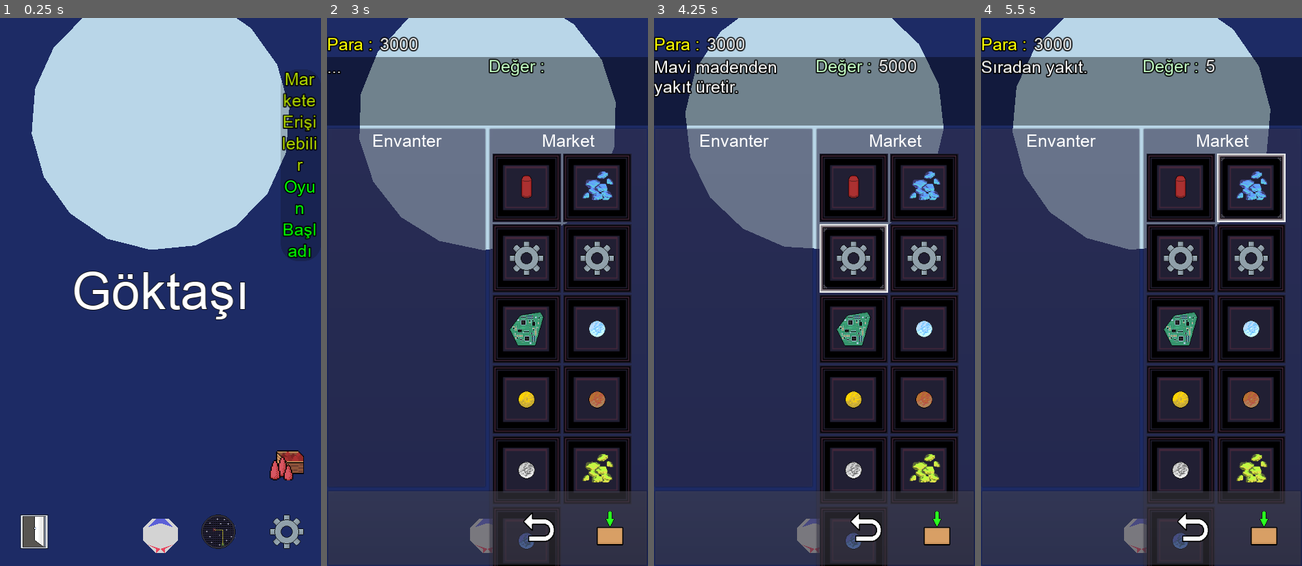
Above: before the commit, frames 1-4 (left to right).
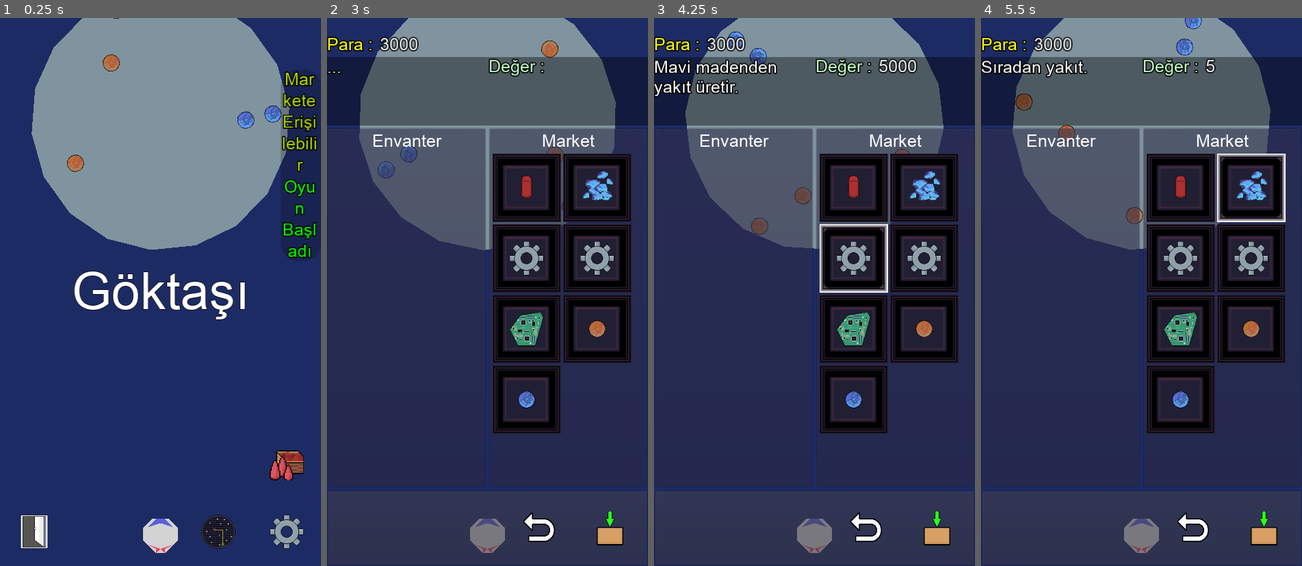
Above: after the commit, the same moments.

Repository: UmutSanci01/Goktasi-2
Game: Godot game, scene res://Main/Main.tscn
Two runs of this game, one before a commit and one after it. Both use one fixed random seed, a clock stepped at 60 frames per second and the inputs below. The engine's default icon, where the game draws it, is replaced by a stand-in: a white triangle on a blue panel in a dark square.
Inputs (mouse positions are in pixels of both pictures, inside the frame that each line leads up to):
- Up to frame 1 (0.25 s): no input
- Up to frame 2 (3 s): click (487, 292) at 0.5 s; click "Menu" at 1.25 s; click (487, 292) at 2 s; click "Menu" at 2.75 s
- Up to frame 3 (4.25 s): tap Enter at 3.5 s; move the mouse to (885, 264) at 3.52 s; hold Right (ui_right) from 3.53 s (still down); tap P at 3.6 s; click (885, 264) at 3.67 s; tap Space (ui_select) at 3.77 s
- Up to frame 4 (5.5 s): release Right (ui_right) at 4.25 s; click "9999" at 4.25 s; click "9999" at 5 s

The runs differ from the first frame. In frame 1, 28% of the frame differs, in the area x 9-91%, y 0-43%; in frame 2, 32%, in the area x 10-95%, y 0-100%; in frame 3, 31%; in frame 4, 31%.

Commit message:
safe area test added, store sales is adjusted

Diff:
--- a/GUI/GUI.gd
+++ b/GUI/GUI.gd
@@ -18,6 +18,7 @@
 
 var menu setget set_menu
 var stack_menu : Array = []
+var menu_history : Array = []
 
 
 func _ready():
@@ -35,6 +36,14 @@
 	if menu:
 		menu.hide()
 		if not is_return: stack_menu.append(menu)
+
+	if menu_history.size() == 6:
+		menu_history.pop_front()
+	menu_history.append(menu)
+	if menu_history.count(settings) == 2 and menu_history.count(map) == 1:
+		GameState.show_safe_area = true
+	if next_menu == ingame:
+		menu_history.clear()
 
 	menu = next_menu
 	menu.show()
--- a/GUI/InGame/InGame.gd
+++ b/GUI/InGame/InGame.gd
@@ -1,7 +1,6 @@
 extends Control
 
 signal press_return
-
 
 onready var button_openinv = $OpenInv
 onready var button_meteorinfo = $MeteorInfo
@@ -10,6 +9,7 @@
 
 
 func _ready():
+	GameState.screen_safe_area = OS.get_window_safe_area()
 	Notification.register_observer(self, Notification.NotificationTypes.SetShip)
 	Notification.register_observer(self, Notification.NotificationTypes.SetMeteor)
 	Notification.register_observer(self, Notification.NotificationTypes.OreDetectorActive)
@@ -64,6 +64,9 @@
 	var parent : GraphicUI = get_parent()
 	parent.set_menu(parent.store)
 
+func _draw():
+	if GameState.show_safe_area:
+		draw_rect(GameState.screen_safe_area, Color.red, false, 10)
 
 func _on_MeteorInfo_pressed():
 	var ore_num = GameState.get_ore_num()
--- a/GUI/Inventory Panel/InventoryPanelNew.gd
+++ b/GUI/Inventory Panel/InventoryPanelNew.gd
@@ -45,7 +45,7 @@
 func hide_slot_indicator():
 	slot_indicator.hide()
 
-
+# Player and Store inventory is updating
 func update_slots():
 	assert(inv, "inv is null")
 
--- a/GUI/Map/InfoPanel/InfoPanel.gd
+++ b/GUI/Map/InfoPanel/InfoPanel.gd
@@ -4,10 +4,21 @@
 onready var label_radius = $PanelContainer/VBoxContainer/Radius/Value
 onready var label_dist = $PanelContainer/VBoxContainer/Dist/Value
 
-var screen_size : Vector2 = OS.get_screen_size()
-var screen_size_half : Vector2 = screen_size / 2
+#var screen_size : Vector2 = OS.get_screen_size()
+#var screen_size : Vector2 = OS.get_real_window_size()
+#var screen_size : Vector2 = OS.window_size
+var screen_size : Vector2
+var screen_size_half : Vector2
 
-#func _ready():
+#func _draw():
+#	draw_circle(screen_size_half, 10, Color.purple)
+#	draw_circle(screen_size, 10, Color.red)
+
+func _ready():
+	screen_size = get_viewport_rect().size
+	screen_size_half = screen_size / 2
+
+#	show()
 #	var scale : Vector2
 #	scale.x = screen_size.x / 683
 #	scale.y = screen_size.y / 768
@@ -21,6 +32,8 @@
 
 func pop(position : Vector2):
 	show()
+
+
 
 	var direction : Vector2 = Vector2.UP
 	var offset : Vector2 = Vector2.ZERO
--- a/GUI/Map/Map.gd
+++ b/GUI/Map/Map.gd
@@ -195,6 +195,9 @@
 
 
 func _on_Return_button_down():
+	if panel_change_galaxy.visible:
+		panel_change_galaxy.hide()
+
 	emit_signal("press_return")
 
 
--- a/GUI/Store/StoreGUI.gd
+++ b/GUI/Store/StoreGUI.gd
@@ -42,7 +42,6 @@
 
 	invpanel_store.set_inv(Store.inv)
 	invpanel_store.set_title("Market")
-	invpanel_store.set_invisible_item(Item.ID.ORE)
 
 
 func show_store():
--- a/Game/Game.gd
+++ b/Game/Game.gd
@@ -144,7 +144,7 @@
 		meteor.explode(chunk, collision_position)
 
 	GlobalParticles.set_particle(collision_position)
-	GlobalParticles.set_particle_dust(collision_position)
+#	GlobalParticles.set_particle_dust(collision_position)
 
 
 func _on_OreDetector_body_entered(body):
--- a/Game/Game.tscn
+++ b/Game/Game.tscn
@@ -49,7 +49,7 @@
 rotation = -0.164502
 product_item = 2
 product_source = 12
-product_num = 2
+product_num = 10
 
 [node name="SupplierBullet" parent="." instance=ExtResource( 5 )]
 product_source = 9
--- a/ItemDB/Item.gd
+++ b/ItemDB/Item.gd
@@ -36,5 +36,6 @@
 export (PackedScene) var scene
 export (int) var value
 export (bool) var visible = true
+export (bool) var can_sale = false
 #export (bool) var visible_market = true
 #export (bool) var visible_player = true
--- a/ItemDB/Items/Bullet.tres
+++ b/ItemDB/Items/Bullet.tres
@@ -14,3 +14,4 @@
 scene = ExtResource( 3 )
 value = 10
 visible = true
+can_sale = true
--- a/ItemDB/Items/Coin.tres
+++ b/ItemDB/Items/Coin.tres
@@ -10,3 +10,4 @@
 info = ""
 value = 1
 visible = false
+can_sale = false
--- a/ItemDB/Items/DetectorOre.tres
+++ b/ItemDB/Items/DetectorOre.tres
@@ -12,3 +12,4 @@
 texture = ExtResource( 2 )
 value = 4000
 visible = true
+can_sale = true
--- a/ItemDB/Items/Fuel.tres
+++ b/ItemDB/Items/Fuel.tres
@@ -12,3 +12,4 @@
 texture = ExtResource( 2 )
 value = 5
 visible = true
+can_sale = true
--- a/ItemDB/Items/Fuel_t2.tres
+++ b/ItemDB/Items/Fuel_t2.tres
@@ -12,3 +12,4 @@
 texture = ExtResource( 2 )
 value = 4
 visible = true
+can_sale = false
--- a/ItemDB/Items/Ore.tres
+++ b/ItemDB/Items/Ore.tres
@@ -14,3 +14,4 @@
 scene = ExtResource( 3 )
 value = 50
 visible = true
+can_sale = false
--- a/ItemDB/Items/OreBlue.tres
+++ b/ItemDB/Items/OreBlue.tres
@@ -14,3 +14,4 @@
 scene = ExtResource( 3 )
 value = 3
 visible = true
+can_sale = true
--- a/ItemDB/Items/OreCopper.tres
+++ b/ItemDB/Items/OreCopper.tres
@@ -14,3 +14,4 @@
 scene = ExtResource( 2 )
 value = 50
 visible = true
+can_sale = true
--- a/ItemDB/Items/OreGold.tres
+++ b/ItemDB/Items/OreGold.tres
@@ -14,3 +14,4 @@
 scene = ExtResource( 2 )
 value = 75
 visible = true
+can_sale = false
--- a/ItemDB/Items/OreIron.tres
+++ b/ItemDB/Items/OreIron.tres
@@ -14,3 +14,4 @@
 scene = ExtResource( 2 )
 value = 100
 visible = true
+can_sale = false
--- a/ItemDB/Items/OreSilver.tres
+++ b/ItemDB/Items/OreSilver.tres
@@ -14,3 +14,4 @@
 scene = ExtResource( 2 )
 value = 110
 visible = true
+can_sale = false
--- a/ItemDB/Items/SupplierBullet.tres
+++ b/ItemDB/Items/SupplierBullet.tres
@@ -12,3 +12,4 @@
 texture = ExtResource( 2 )
 value = 5000
 visible = true
+can_sale = true
--- a/ItemDB/Items/SupplierFuel.tres
+++ b/ItemDB/Items/SupplierFuel.tres
@@ -12,3 +12,4 @@
 texture = ExtResource( 2 )
 value = 5000
 visible = true
+can_sale = true
--- a/Main/GameState.gd
+++ b/Main/GameState.gd
@@ -15,9 +15,13 @@
 var has_player_detector : bool = false
 var is_activate_detector : bool = false setget set_is_activate_detector
 var detected_ore : int = 0
+var show_safe_area : bool = false setget set_show_safe_area
 
 # command flags
 var is_free_travel : bool = false
+
+# GUI
+var screen_safe_area : Rect2 setget set_screen_safe_area
 
 
 func _ready():
@@ -30,6 +34,14 @@
 #func decrease():
 #	self.detector_str -= 0.1
 #	Notification.notify(Notification.NotificationTypes.SetMeteor)
+
+func set_screen_safe_area(area : Rect2):
+	screen_safe_area = area
+
+func set_show_safe_area(value : bool):
+	show_safe_area = value
+	if show_safe_area:
+		InfoPanel.add_label("Guvenli alan etkinlestirildi.")
 
 func set_detector_str(value : float):
 	if value < 0.1:
--- a/Main/Main.gd
+++ b/Main/Main.gd
@@ -9,12 +9,6 @@
 	GUI = $GUI
 	GAME = $Game
 
-
-#	if Player.connect("update_coin", self, "_on_player_update_coin"): pass
-
-#	if GUI.connect("quit", Player, "_on_GUI_quit"):
-#		pass
-
 	Map.initialize()
 
 	GameState.gui = GUI
@@ -22,8 +16,17 @@
 	GameState.meteor = GAME.get_meteor()
 
 	InfoPanel.add_label("Oyun Başladı", "", Color.green)
+
 	GameState.is_activate_detector = false
 
+func _input(event):
+	if event is InputEventKey:
+		if event.pressed:
+			match event.scancode:
+				KEY_F11:
+					OS.window_fullscreen = not OS.window_fullscreen
+				_:
+					pass
 
 func _on_Map_curr_slot_changed(_slot_index : int, slot_data : Map.Data):
 	pass
--- a/Meteor/Chunks.gd
+++ b/Meteor/Chunks.gd
@@ -24,7 +24,6 @@
 #	chunk.polygon2d.color = Color(randf(), randf(), randf())
 
 	chunk.set_polygon(points)
-
 
 func add_chunks_from_array(polygons : Array):
 	for polygon in polygons:
--- a/Meteor/Meteor.gd
+++ b/Meteor/Meteor.gd
@@ -14,8 +14,8 @@
 onready var chunks = $Chunks
 onready var ores : Ores = $Ores
 
-onready var polygon_explosive = $Explosive
-onready var polygon_meteor_background = $Bacground
+onready var polygon_explosive : Polygon2D = $Explosive
+onready var polygon_meteor_background : Polygon2D = $Bacground
 
 var chunk_num : int = 0
 
@@ -40,7 +40,8 @@
 
 
 func _ready():
-#	add_to_group("save_data")
+	if not OS.is_debug_build():
+		chunks.show()
 
 	set_physics_process(is_rotate)
 
--- a/Meteor/Meteor.tscn
+++ b/Meteor/Meteor.tscn
@@ -48,6 +48,7 @@
 script = ExtResource( 2 )
 
 [node name="Chunks" type="Node2D" parent="."]
+visible = false
 script = ExtResource( 3 )
 
 [node name="AnimationPlayer" type="AnimationPlayer" parent="."]
--- a/Particles/Particles.gd
+++ b/Particles/Particles.gd
@@ -3,18 +3,18 @@
 
 const particle_pool_size : int = 20
 var particle : CPUParticles2D
-var particle_dust : Particles2D
-var particle_dust_arr = []
+#var particle_dust : Particles2D
+#var particle_dust_arr = []
 var particle_iter : int = 0
-export (PackedScene) var particle_dust_scene : PackedScene
+#export (PackedScene) var particle_dust_scene : PackedScene
 
 
 func _ready():
 	Notification.register_observer(self, Notification.NotificationTypes.OreMined)
 	init_explode_particle()
 
-	assert(particle_dust_scene)
-	particle_dust = particle_dust_scene.instance()
+#	assert(particle_dust_scene)
+#	particle_dust = particle_dust_scene.instance()
 
 	for _i in range(particle_pool_size):
 		var d_particle = particle.duplicate()
@@ -47,16 +47,15 @@
 #	particle.color = Color(0.921569, 0.970588, 0.972549)
 
 
-func set_particle_dust(pos : Vector2):
-	var d_particle : Particles2D = particle_dust.duplicate()
-	add_child(d_particle)
-	d_particle.emitting = false
-	d_particle.one_shot = true
-	d_particle.connect("finished", self, "_when_d_particle_clear", [d_particle])
-	d_particle.restart()
-
-	d_particle.position = pos
-	# DEMO
+#func set_particle_dust(pos : Vector2):
+#	var d_particle : Particles2D = particle_dust.duplicate()
+#	add_child(d_particle)
+#	d_particle.emitting = false
+#	d_particle.one_shot = true
+#	d_particle.connect("finished", self, "_when_d_particle_clear", [d_particle])
+#	d_particle.restart()
+#
+#	d_particle.position = pos
 
 func set_particle(pos : Vector2, color : Color = Color.white):
 	particle = get_child(particle_iter)
--- a/SpaceShip/SpaceShip.gd
+++ b/SpaceShip/SpaceShip.gd
@@ -28,12 +28,14 @@
 		node_bullets.add_child(bullet)
 #		bullets.append(bullet)
 
-
 func _unhandled_input(event):
 	if event is InputEventScreenTouch:
 		if event.pressed and event.index == 0:
 			fire()
-
+			# DEMO
+#			if GameState.screen_safe_area.has_point(event.position):
+#				fire()
+			# DEMO
 
 func fire():
 	if PlayerInventory.use_item(selected_bullet_id):
--- a/Store/Store.gd
+++ b/Store/Store.gd
@@ -24,7 +24,8 @@
 
 func _ready():
 	for item_id in range(Item.ID.size()):
-		inv.add_item(item_id)
+		if ItemDB.get_item(item_id).can_sale:
+			inv.add_item(item_id)
 
 
 func buy(item_id : int, amount : int, to_inv : Inventory) -> int:
Not shown, changed: export_presets.cfg
